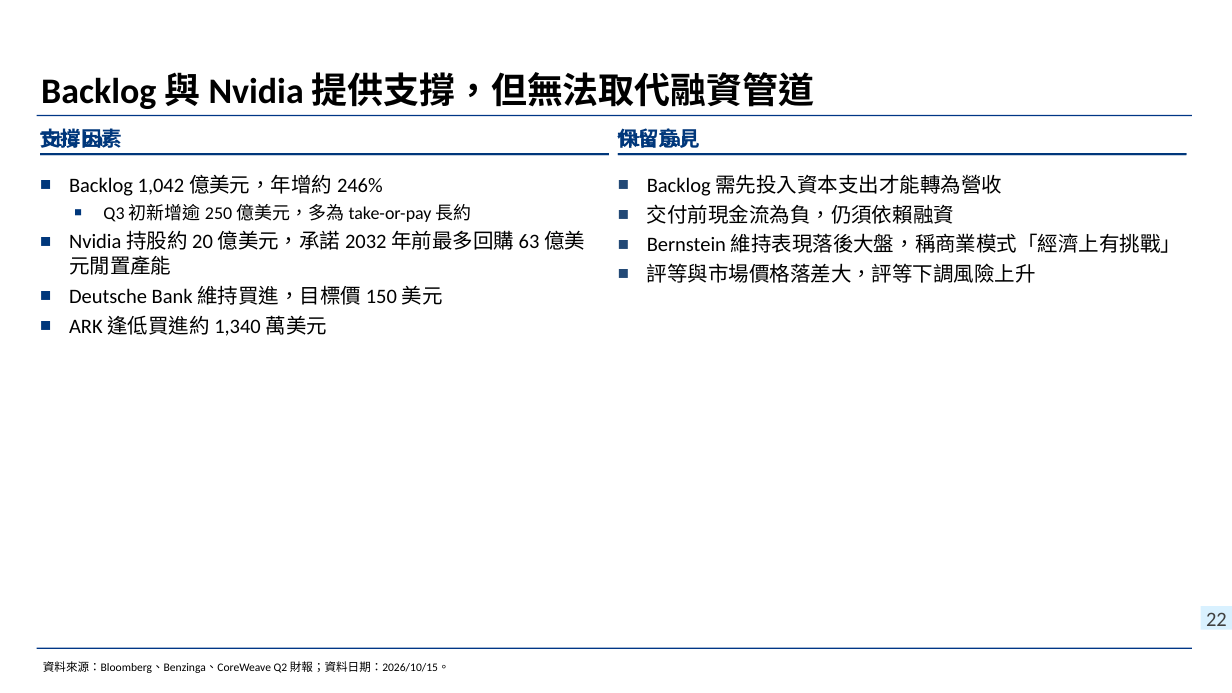
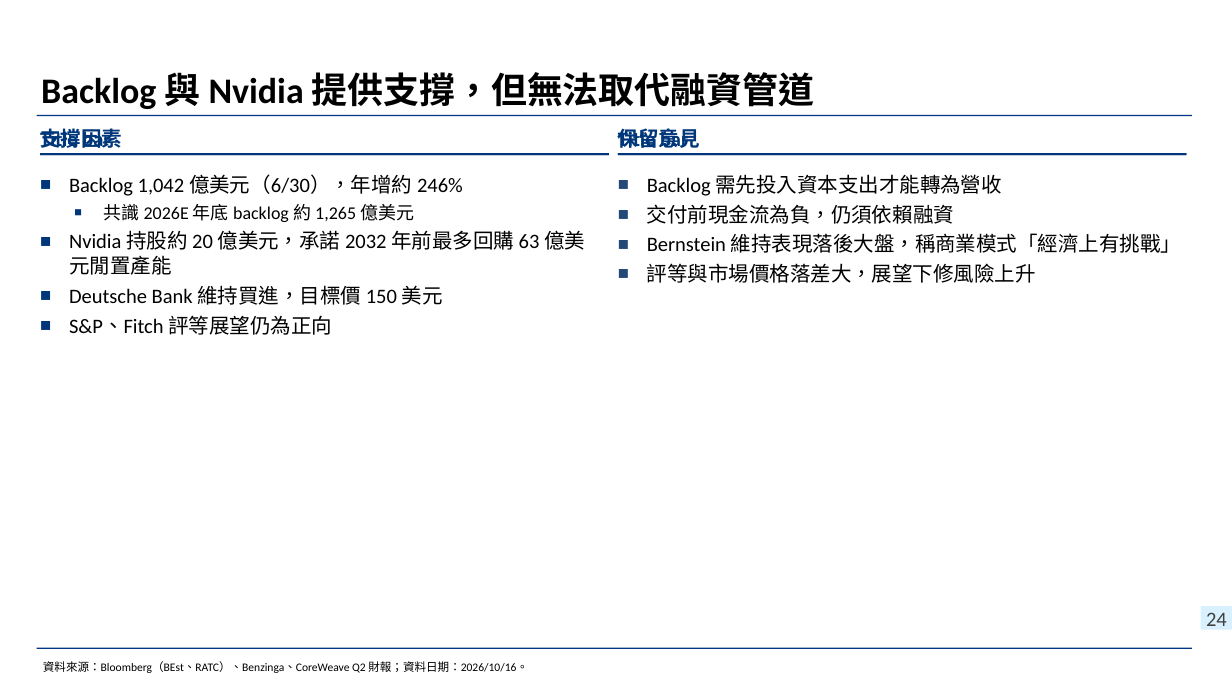
Before and after one commit to wlinoxox/Coreweave-Credit-Risk, a slide deck: slide 24 of deck/CoreWeave信用風險與融資需求_20261016.pptx (slide 22 before the commit). Drawn at 1232x693 pixels with LibreOffice and Linux fonts; fonts in the diff are those of the drawing; background and template pictures are left out. Boxes give left, top, right and bottom in pixels: in the first picture for what was removed or moved away, otherwise in the second. Text is boxed around its words. In the diff, an @@ line names an element or a change of style, - is before the commit and + after.

```diff
--- a/deck/CoreWeave信用風險與融資需求_20261016.pptx
+++ b/deck/CoreWeave信用風險與融資需求_20261016.pptx
@@ text at bbox=[69, 174, 463, 222]: text changed; size 14 to 16 pt @@
-■ Backlog 1,042 億美元，年增約 246%
-  ■ Q3 初新增逾 250 億美元，多為 take-or-pay 長約
+■ Backlog 1,042 億美元（6/30），年增約 246%
+  ■ 共識 2026E 年底 backlog 約 1,265 億美元
@@ text at bbox=[647, 263, 1036, 283]: text changed @@
-■ 評等與市場價格落差大，評等下調風險上升
+■ 評等與市場價格落差大，展望下修風險上升
@@ text at bbox=[69, 315, 332, 335]: text changed @@
-■ ARK 逢低買進約 1,340 萬美元
+■ S&P、Fitch 評等展望仍為正向
@@ page number at bbox=[1206, 612, 1227, 626]: text changed @@
-22
+24
@@ text at bbox=[43, 661, 528, 673]: text changed @@
-資料來源：Bloomberg、Benzinga、CoreWeave Q2 財報；資料日期：2026/10/15。
+資料來源：Bloomberg（BEst、RATC）、Benzinga、CoreWeave Q2 財報；資料日期：2026/10/16。
```
Also in this commit, not shown: 13 other slides changed, 5 slides added, 3 slides removed, 6 other files.
